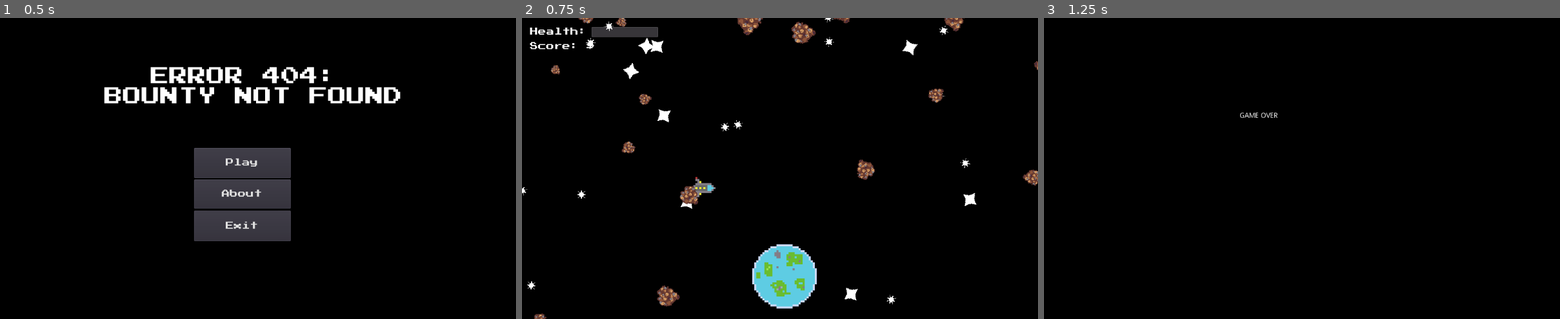
Above: before the commit, frames 1-3 (left to right).
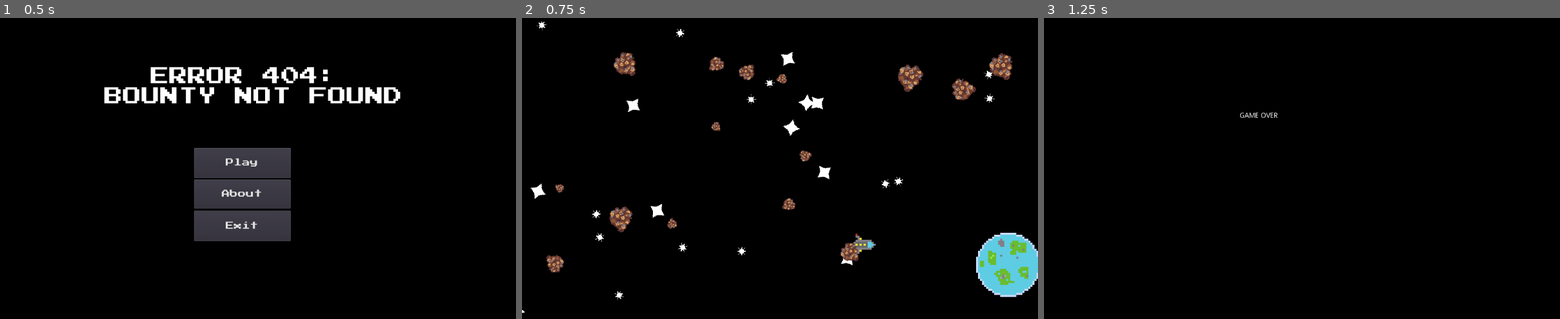
Above: after the commit, the same moments.

Repository: TechRunner2/404-Bounty-Not-Found
Game: Godot game, scene res://Scenes/Main Menu.tscn
Same seed, same stepped clock (60 frames per second), same inputs: the game is played once before the commit and once after it.
Inputs:
- Up to frame 1 (0.5 s): no input
- Up to frame 2 (0.75 s): click "Play" at 0.5 s
- Up to frame 3 (1.25 s): no input

Frame 1 is identical in both runs. In frame 2, 11% of the frame differs, in the area x 0-100%, y 0-100%; in frame 3, nothing differs.

Commit message:
Disabled procedural generation

Diff:
--- a/Assets/Scripts/Game.gd
+++ b/Assets/Scripts/Game.gd
@@ -89,17 +89,18 @@
 
 	var pos = $Player.position
 	#Player Exits Current Quadrant to right
-	if pos.x >= current_pos.x + quad_dimension.x:
-		generate_right()
+	#if pos.x >= current_pos.x + quad_dimension.x:
+		#generate_right()
 	#Player Exits quad to left
-	if pos.x <= current_pos.x - quad_dimension.x:
-		generate_left()
+	#if pos.x <= current_pos.x - quad_dimension.x:
+		#generate_left()
+
 	#Player Exits quad to up
-	if pos.y >= current_pos.y - quad_dimension.y:
-		generate_up()
+	#if pos.y >= current_pos.y - quad_dimension.y:
+		#generate_up()
 	#Player Exits to bottom
-	if pos.y <= current_pos.y + quad_dimension.y:
-		generate_down()
+	#if pos.y <= current_pos.y + quad_dimension.y:
+		#generate_down()
 
 
 	pass
--- a/Objects/Planet.tscn
+++ b/Objects/Planet.tscn
@@ -20,7 +20,6 @@
 shape = SubResource( 1 )
 
 [node name="ScanArea" type="Area2D" parent="."]
-z_index = 1
 
 [node name="CollisionShape2D" type="CollisionShape2D" parent="ScanArea"]
 shape = SubResource( 2 )
@@ -29,4 +28,3 @@
 scale = Vector2( 4, 4 )
 texture = ExtResource( 1 )
 [connection signal="body_entered" from="ScanArea" to="." method="_on_ScanArea_body_entered"]
-[connection signal="body_exited" from="ScanArea" to="." method="_on_ScanArea_body_exited"]
--- a/Objects/Player.tscn
+++ b/Objects/Player.tscn
@@ -25,10 +25,7 @@
 [sub_resource type="CapsuleShape2D" id=2]
 height = 18.0
 
-[node name="Player" type="KinematicBody2D" groups=[
-"Player",
-]]
-z_index = 1
+[node name="Player" type="KinematicBody2D"]
 collision_mask = 14
 script = ExtResource( 1 )
 speed = 500
--- a/Scenes/Game.tscn
+++ b/Scenes/Game.tscn
@@ -11,7 +11,6 @@
 [ext_resource path="res://Assets/Scripts/Planets.gd" type="Script" id=9]
 [ext_resource path="res://Objects/Bounty.tscn" type="PackedScene" id=10]
 [ext_resource path="res://Objects/Planet.tscn" type="PackedScene" id=11]
-[ext_resource path="res://Scenes/GameUI.tscn" type="PackedScene" id=12]
 
 [node name="Game" type="Node2D"]
 position = Vector2( 0, 2.82843 )
@@ -38,23 +37,14 @@
 position = Vector2( 280, 254 )
 
 [node name="Camera" type="Camera2D" parent="."]
-position = Vector2( 531.779, 188.901 )
 current = true
 script = ExtResource( 8 )
-
-[node name="GameUI" parent="Camera" instance=ExtResource( 12 )]
-anchor_right = 0.0
-anchor_bottom = 0.0
-margin_left = -512.0
-margin_top = -300.0
-margin_right = 512.0
-margin_bottom = 300.0
 
 [node name="Bounty" parent="." instance=ExtResource( 10 )]
 position = Vector2( 896.696, 540.443 )
 
 [node name="Planet" parent="." instance=ExtResource( 11 )]
-position = Vector2( 440, 430 )
+position = Vector2( 565.77, 294.369 )
 [connection signal="death" from="Player" to="." method="_on_Player_death"]
+[connection signal="pos_update" from="Player" to="Bounty" method="_on_Player_pos_update"]
 [connection signal="pos_update" from="Player" to="Camera" method="_on_Player_pos_update"]
-[connection signal="pos_update" from="Player" to="Bounty" method="_on_Player_pos_update"]
Not shown: 1 places in Scenes/Game.tscn that only renumber resources
Not shown, removed: Assets/CoverArt.kra-autosave.kra
Not shown, added: Godot_v3.2.3-stable_x11.64
Not shown, removed: Scenes/Game.tscn.tmp
